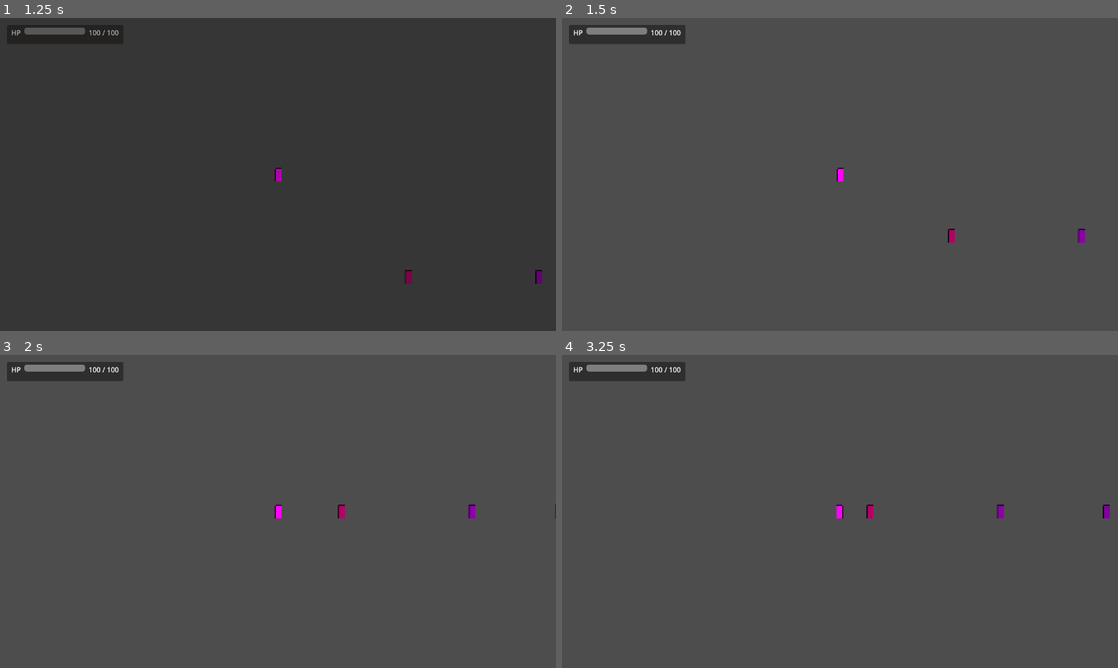
Above: before the commit, frames 1-4 (two rows, left to right).
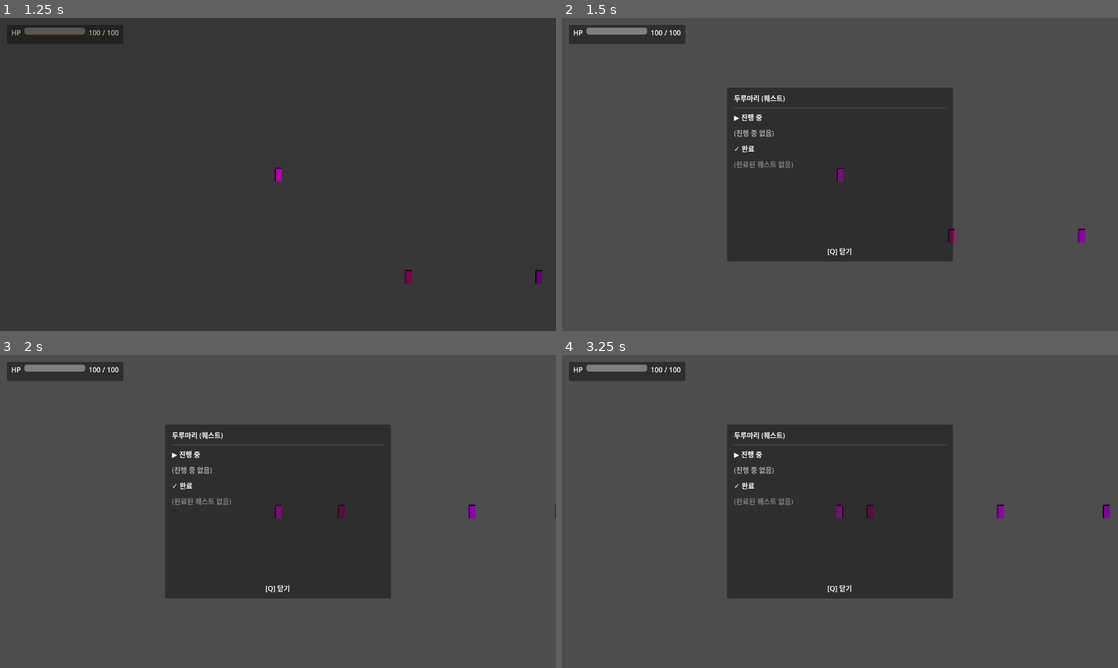
Above: after the commit, the same moments.

Repository: ksjmgrkks/joseon-rpg
Game: Godot game, scene res://scenes/ui/MainMenu.tscn
Same seed, same stepped clock (60 frames per second), same inputs: the game is played once before the commit and once after it.
Inputs:
- Up to frame 1 (1.25 s): click "새로 시작" at 0.5 s
- Up to frame 2 (1.5 s): hold D (move_right) from 1.28 s (still down); hold Q (quest_log, bound only after the commit) from 1.28 s (still down)
- Up to frame 3 (2 s): keep holding D (move_right); keep holding Q (quest_log, bound only after the commit); tap Space (jump) at 1.52 s
- Up to frame 4 (3.25 s): release Q (quest_log, bound only after the commit) at 2.03 s; tap J (attack) at 2.1 s; tap Space (jump) at 2.27 s; tap Q (quest_log, bound only after the commit) at 2.3, 3.05 s; release D (move_right) at 2.78 s; hold A (move_left) from 2.78 s (still down); hold E (interact) from 2.78 s (still down)

Frame 1 is identical in both runs. In frame 2, 22% of the frame differs, in the area x 29-71%, y 22-78%; in frame 3, 22%; in frame 4, 22%.
Error before the commit: Parse Error: Identifier "QuestManager" not declared in the current scope. (res://scripts/dialogue/dialogue_manager.gd:126)

Commit message:
fix(phase-3): project.godot — QuestManager·QuestLog autoload + quest_log(Q) 입력 등록 누락분
Co-Authored-By: Claude Opus 4.7 (1M context) <noreply@anthropic.com>

Diff:
--- a/project.godot
+++ b/project.godot
@@ -18,10 +18,12 @@
 Audio="*res://scripts/audio/audio_manager.gd"
 SceneManager="*res://scripts/scene/scene_manager.gd"
 Inventory="*res://scripts/inventory/inventory_manager.gd"
+QuestManager="*res://scripts/quests/quest_manager.gd"
 Dialogue="*res://scripts/dialogue/dialogue_manager.gd"
 DialogueBalloon="*res://scenes/ui/DialogueBalloon.tscn"
 InventoryPanel="*res://scenes/ui/InventoryPanel.tscn"
 PauseMenu="*res://scenes/ui/PauseMenu.tscn"
+QuestLog="*res://scenes/ui/QuestLog.tscn"
 
 [input]
 
@@ -64,6 +66,11 @@
 "events": [Object(InputEventKey,"resource_local_to_scene":false,"resource_name":"","device":-1,"window_id":0,"alt_press …(195 unchanged characters)…
 ]
 }
+quest_log={
+"deadzone": 0.5,
+"events": [Object(InputEventKey,"resource_local_to_scene":false,"resource_name":"","device":-1,"window_id":0,"alt_pressed":false,"shift_pressed":false,"ctrl_pressed":false,"meta_pressed":false,"pressed":false,"keycode":0,"physical_keycode":81,"key_label":0,"unicode":113,"location":0,"echo":false,"script":null)
+]
+}
 
 [display]
 
